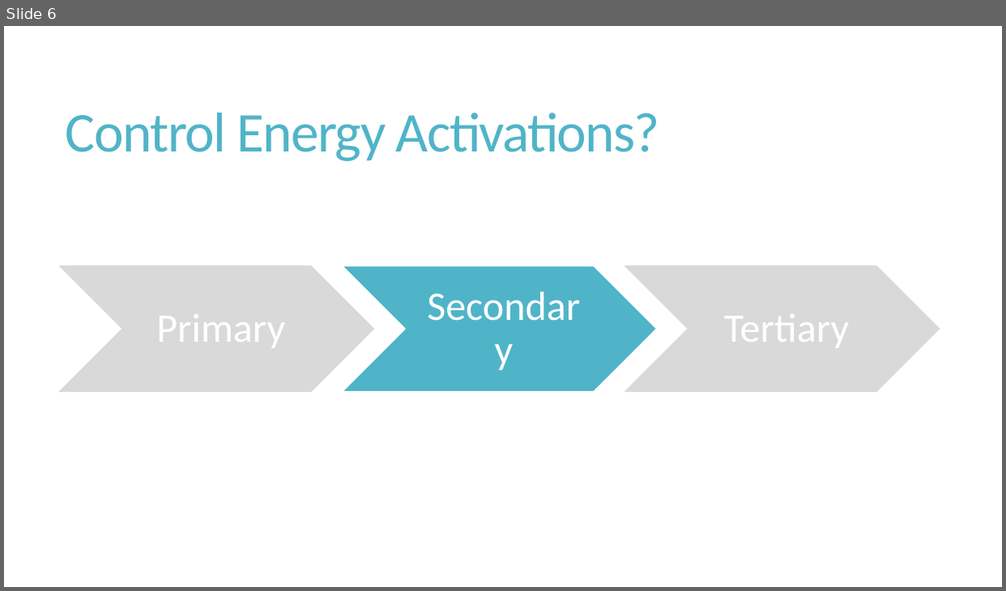
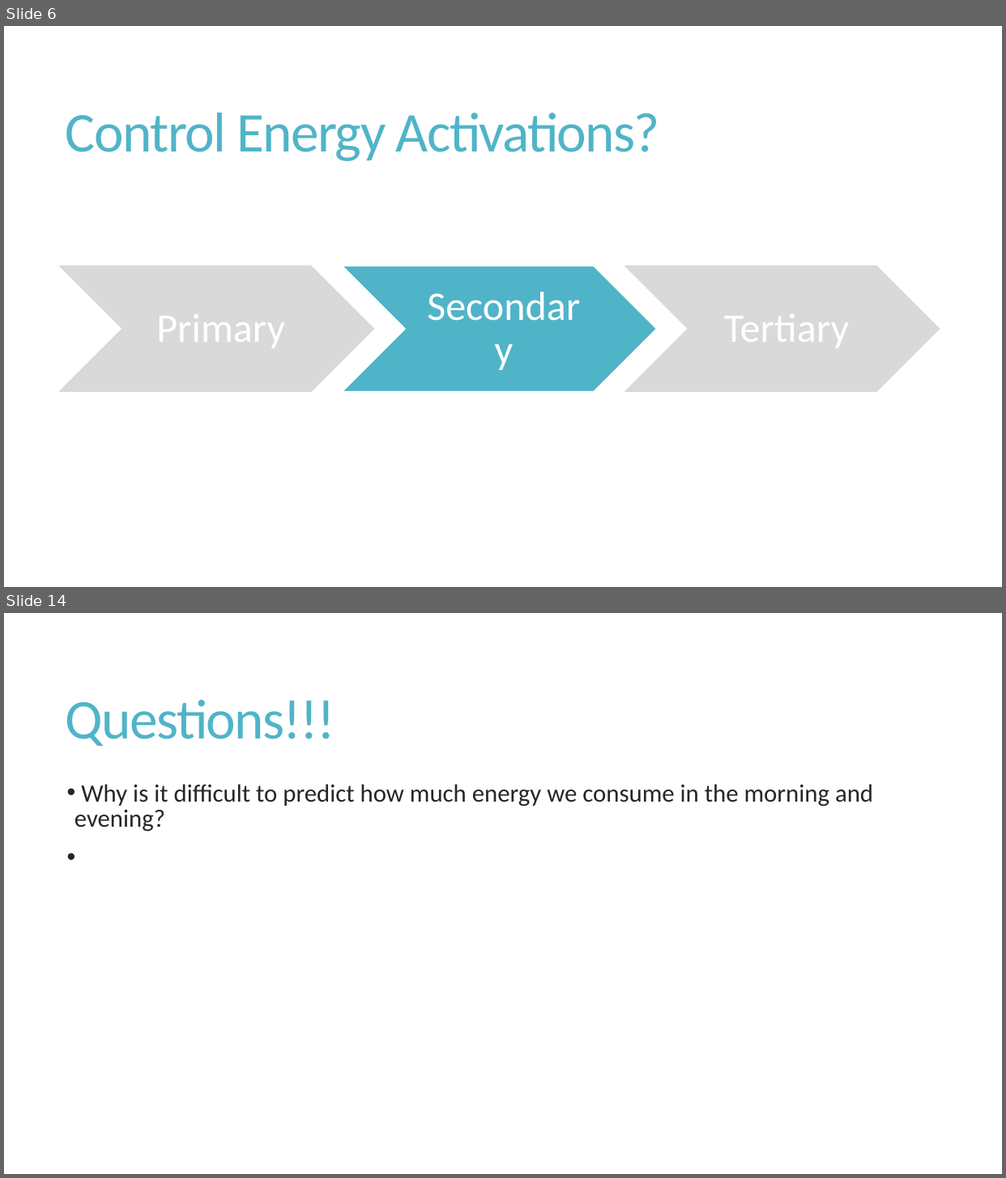
Before and after one commit to v4rp1ng/EDHD_2024_BKW_Predicting_aFRR_Volumes, a slide deck: Predicting Control Energy Volumes for Grid Stability.pptx. Shown one above the other, each under a label of ours: slide 6 before the commit, slides 6 and 14 after it; the slides between them are not shown. The pictures are 1006x591 and 1006x1178 pixels, drawn with LibreOffice and Linux fonts; fonts in the diff are those of the drawing. Boxes give left, top, right and bottom in pixels: in the first picture for what was removed or moved away, otherwise in the second. Text is boxed around its words. In the diff, an @@ line names an element or a change of style, - is before the commit and + after.

```diff
--- a/Predicting Control Energy Volumes for Grid Stability.pptx
+++ b/Predicting Control Energy Volumes for Grid Stability.pptx
@@ slide 14 added at bbox=[4, 613, 1002, 1174], background #FFFFFF @@
@@ title added at bbox=[66, 700, 336, 746], 54 pt, text #50B4C8 @@
+Questions!!!
@@ text added at bbox=[74, 784, 873, 832], 24 pt, text #262626 @@
+• Why is it difficult to predict how much energy we consume in the morning and evening?
```
Also in this commit, not shown: 5 slides changed, 8 other slides added, 4 slides removed.
